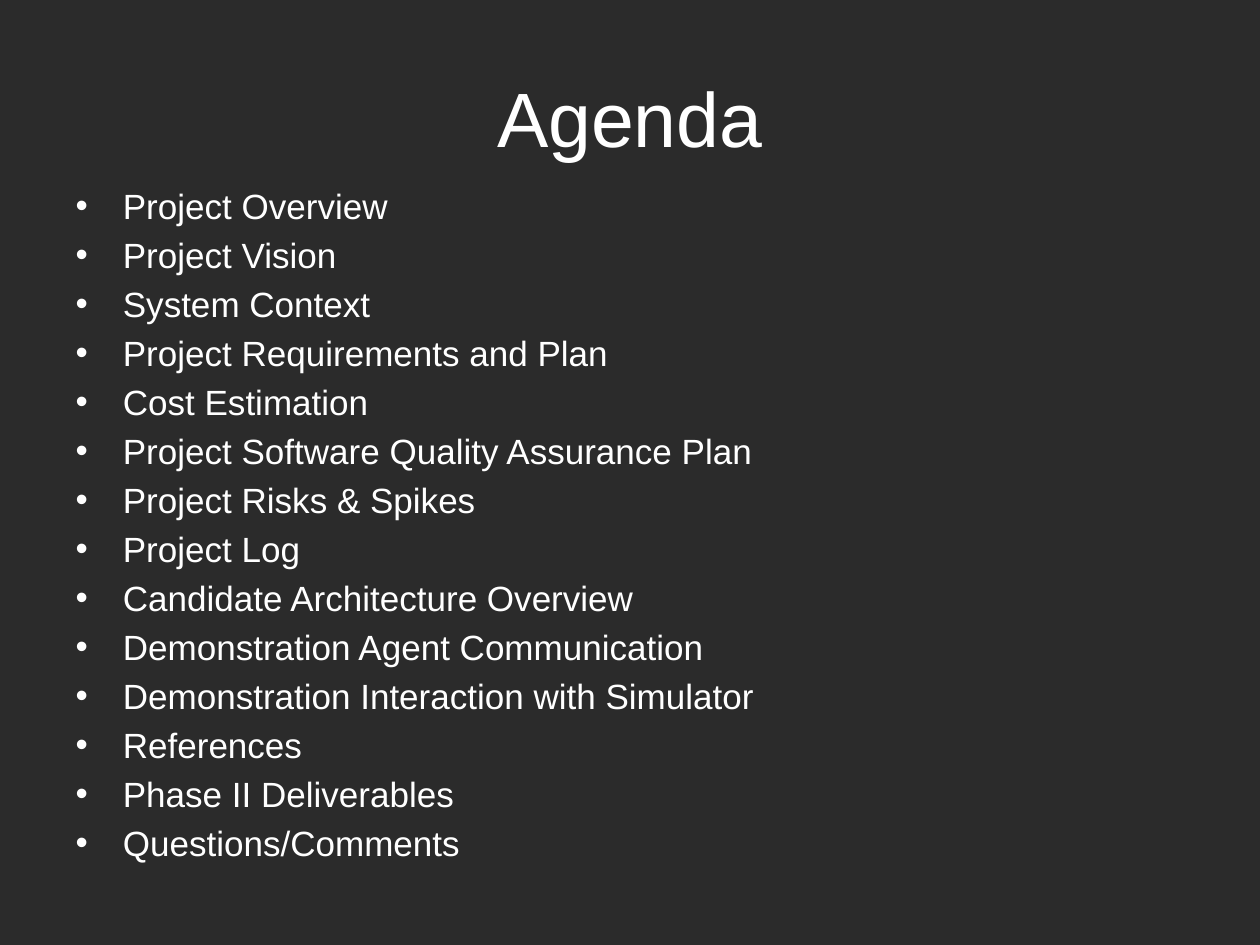
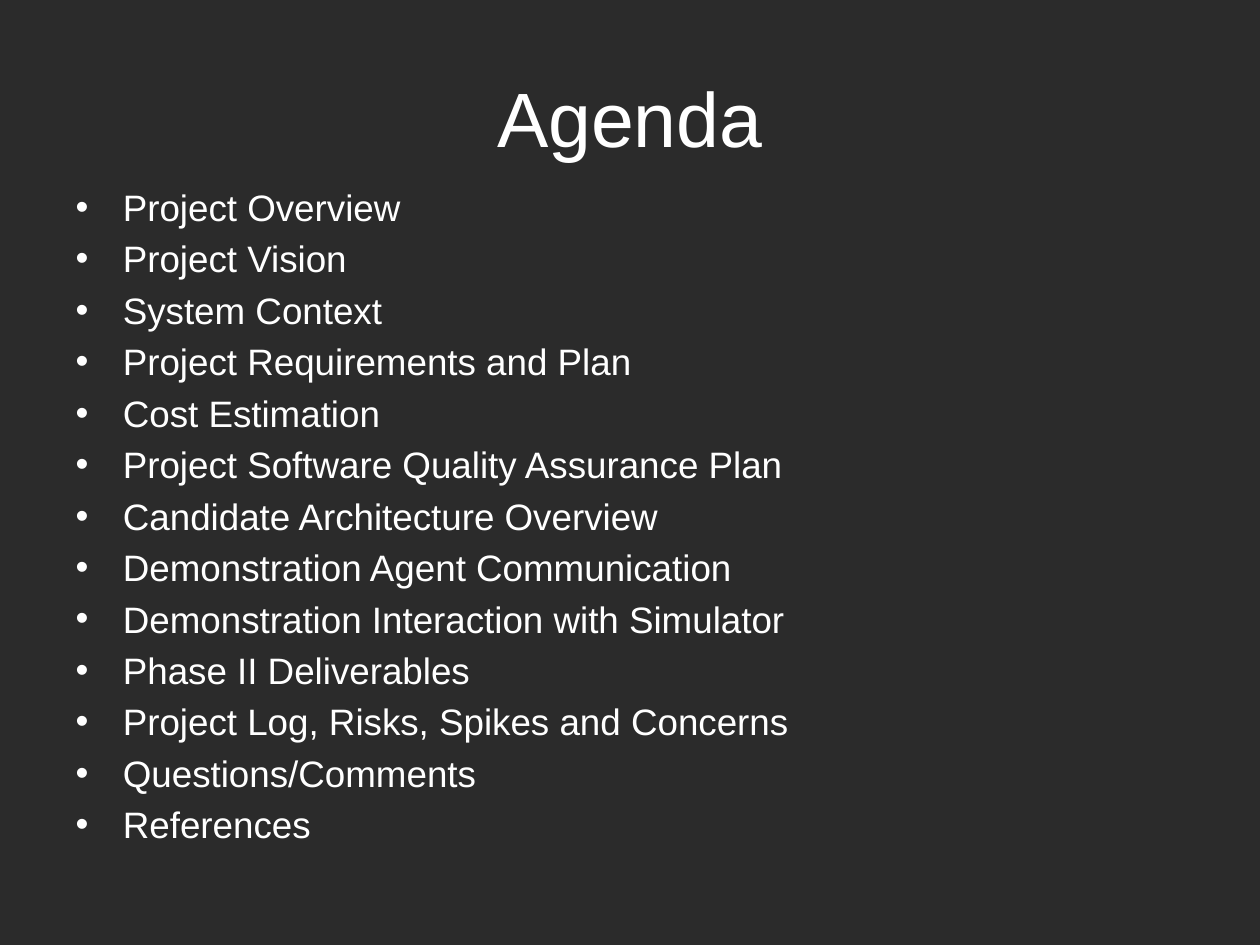
Before and after one commit to k0emt/macts, a slide deck: slide 2 of portfolio/PresentationInception.pptx. Drawn at 1260x945 pixels with LibreOffice and Linux fonts; fonts in the diff are those of the drawing; background and template pictures are left out; a plain dark background stands for a picture behind light text. Boxes give left, top, right and bottom in pixels: in the first picture for what was removed or moved away, otherwise in the second. Text is boxed around its words. In the diff, an @@ line names an element or a change of style, - is before the commit and + after.

Commit message:
continued work on the presentation updated the visual paradigm uml diagram for the current version of the software

```diff
--- a/portfolio/PresentationInception.pptx
+++ b/portfolio/PresentationInception.pptx
@@ text at box(123, 194, 784, 839): size 20 to 21 pt in "Project Overview", "Project Vision", "System Context", "Project Requirements and Plan" and 6 more places @@
@@ text at box(123, 487, 475, 569): paragraphs removed @@
-• Project Risks & Spikes
-• Project Log
@@ text at box(123, 657, 788, 794): paragraphs added @@
+• Phase II Deliverables
+• Project Log, Risks, Spikes and Concerns
+• Questions/Comments
@@ text at box(123, 781, 460, 863): paragraphs removed @@
-• Phase II Deliverables
-• Questions/Comments
```
Also in this commit, not shown: 3 other slides changed, 1 slide added, 1 other file.
